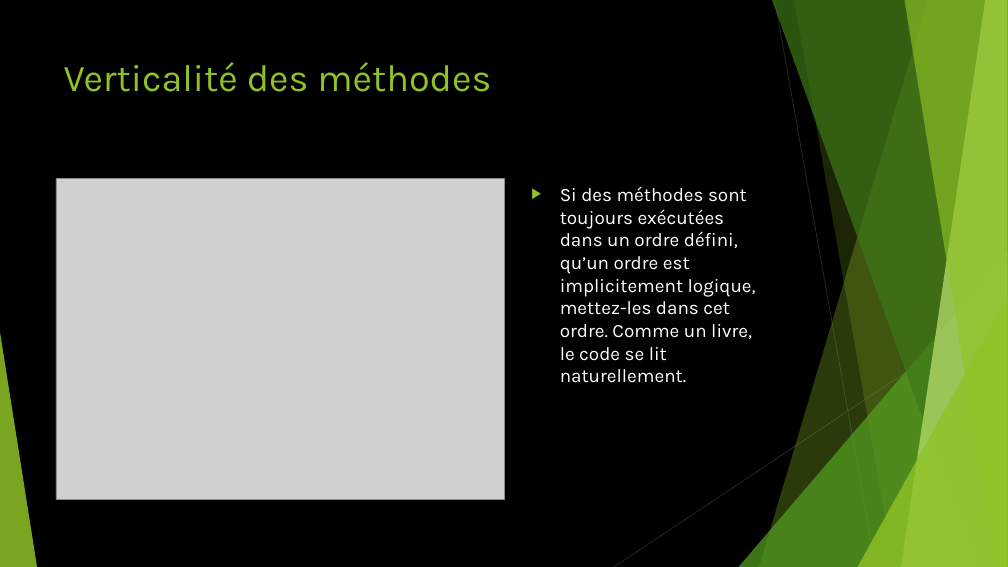
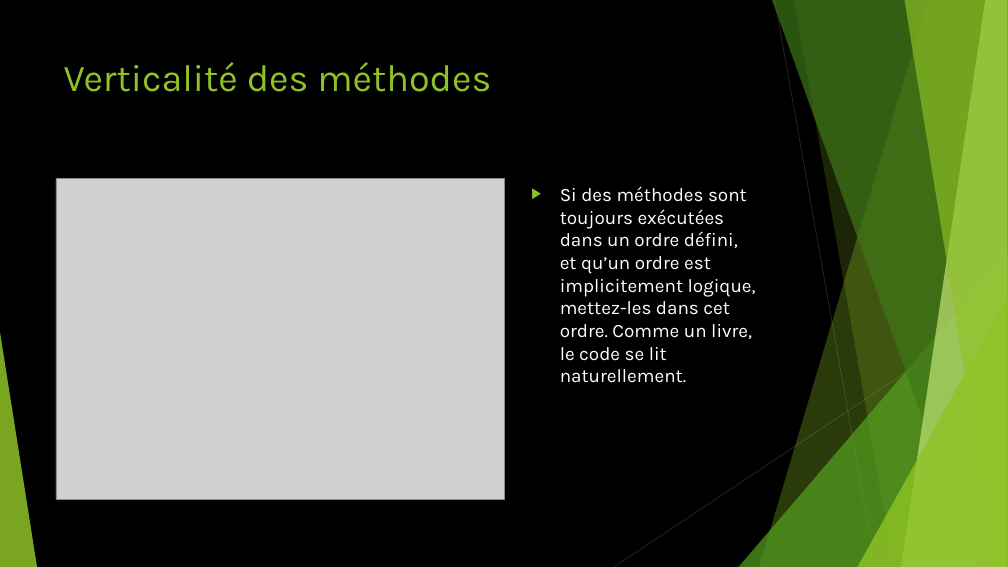
Before and after one commit to worming004/SimpleIsNotEasy, a slide deck: slide 20 of PPT/Easy != Simple.pptx. Drawn at 1008x567 pixels with LibreOffice and Linux fonts; fonts in the diff are those of the drawing; grey boxes stand for pictures. Boxes give left, top, right and bottom in pixels: in the first picture for what was removed or moved away, otherwise in the second. Text is boxed around its words. In the diff, an @@ line names an element or a change of style, - is before the commit and + after.

Commit message:
changes

```diff
--- a/PPT/Easy != Simple.pptx
+++ b/PPT/Easy != Simple.pptx
@@ text at (560, 186, 756, 383): text changed @@
-▶ Si des méthodes sont toujours exécutées dans un ordre défini, qu’un ordre est implicitement logique, mettez-les dans cet ordre. Comme un livre, le code se lit naturellement.
+▶ Si des méthodes sont toujours exécutées dans un ordre défini, et qu’un ordre est implicitement logique, mettez-les dans cet ordre. Comme un livre, le code se lit naturellement.
```
Also in this commit, not shown: 6 other slides changed, 1 slide removed.
